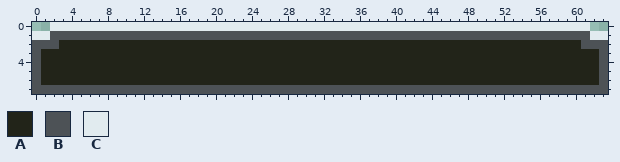
Edited in one commit: pixel-art file (Assets/Sprites/UI/BottomFrame.aseprite). The picture above was drawn from the file before the commit.
64x8 pixels, 1 frame.
Palette (. is transparent): A #222419  B #4d5256  C #e1ebef
New version:
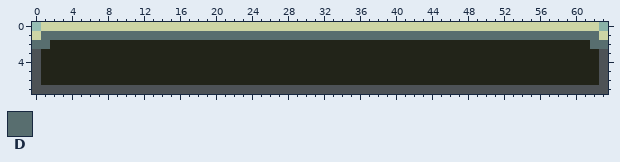
Colours new in this view: D #586e6f
From old to new:
Colour C changes from #e1ebef to #cdd5a5.
The author changed colour B to colour A in row 2 at x 2 and 61.
Colour C now appears in row 0 at x 1 and 62.
The author changed colour B to colour D in row 1 at x 2 to 61; in row 2 at x 0 to 1 and 62 to 63.
The author changed colour C to colour D in row 1 at x 1 and 62.
